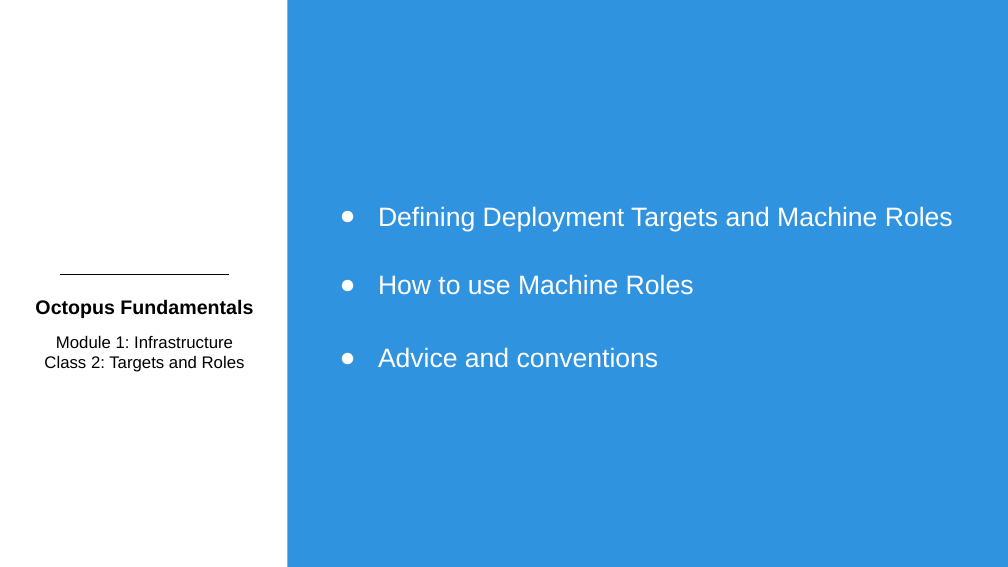
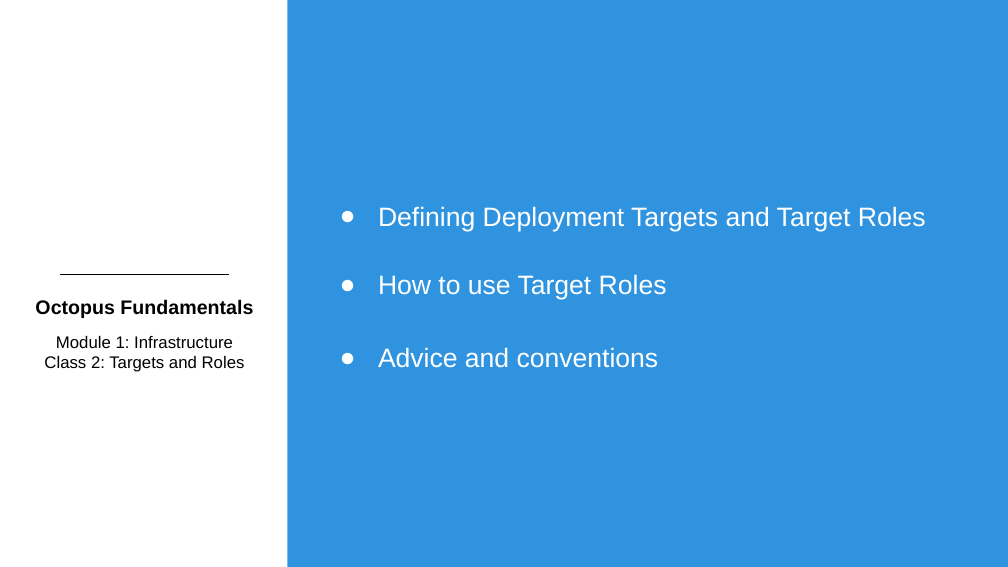
Before and after one commit to OctopusDeployCommunity/Octopus-Fundamentals-Course, a slide deck: slide 2 of OctopusDeployFundamentals/Module1-Infrastructure/Slides/Module1Class2-TargetsAndRoles.pptx. Drawn at 1008x567 pixels with LibreOffice and Linux fonts; fonts in the diff are those of the drawing; background and template pictures are left out. Boxes give left, top, right and bottom in pixels: in the first picture for what was removed or moved away, otherwise in the second. Text is boxed around its words. In the diff, an @@ line names an element or a change of style, - is before the commit and + after.

```diff
--- a/OctopusDeployFundamentals/Module1-Infrastructure/Slides/Module1Class2-TargetsAndRoles.pptx
+++ b/OctopusDeployFundamentals/Module1-Infrastructure/Slides/Module1Class2-TargetsAndRoles.pptx
@@ text at [378,206,926,300]: text changed @@
-● Defining Deployment Targets and Machine Roles
-● How to use Machine Roles
+● Defining Deployment Targets and Target Roles
+● How to use Target Roles
```
Also in this commit, not shown: 8 other slides changed, 1 slide added.
